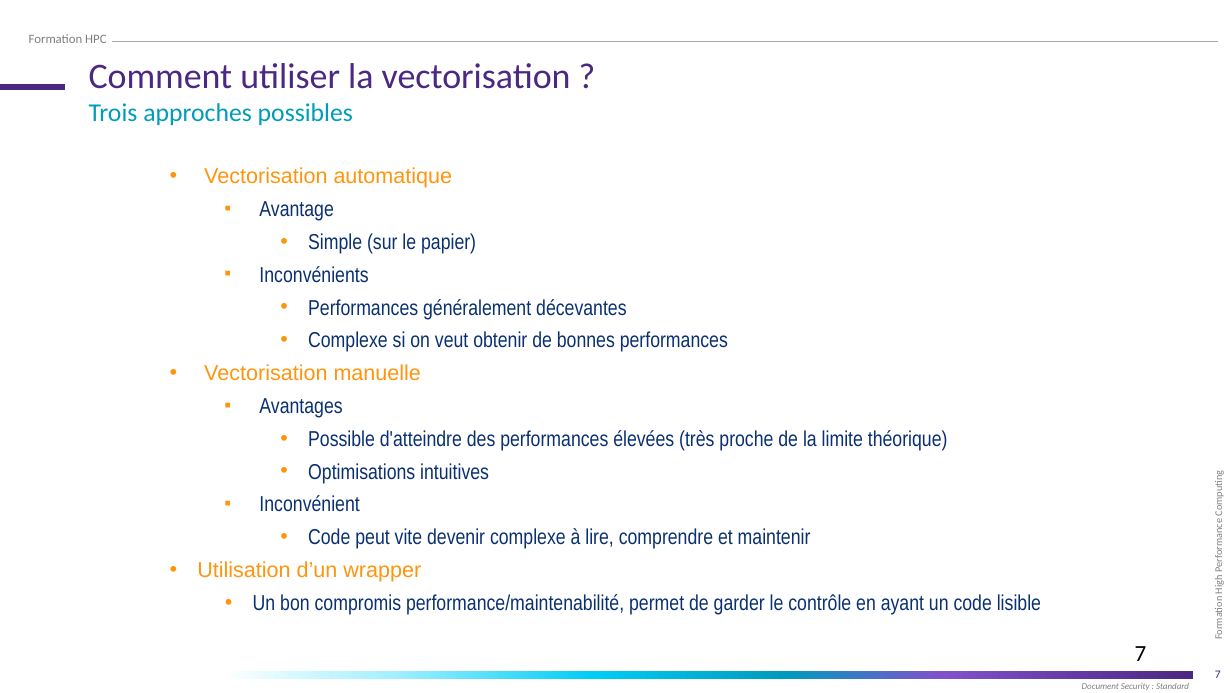
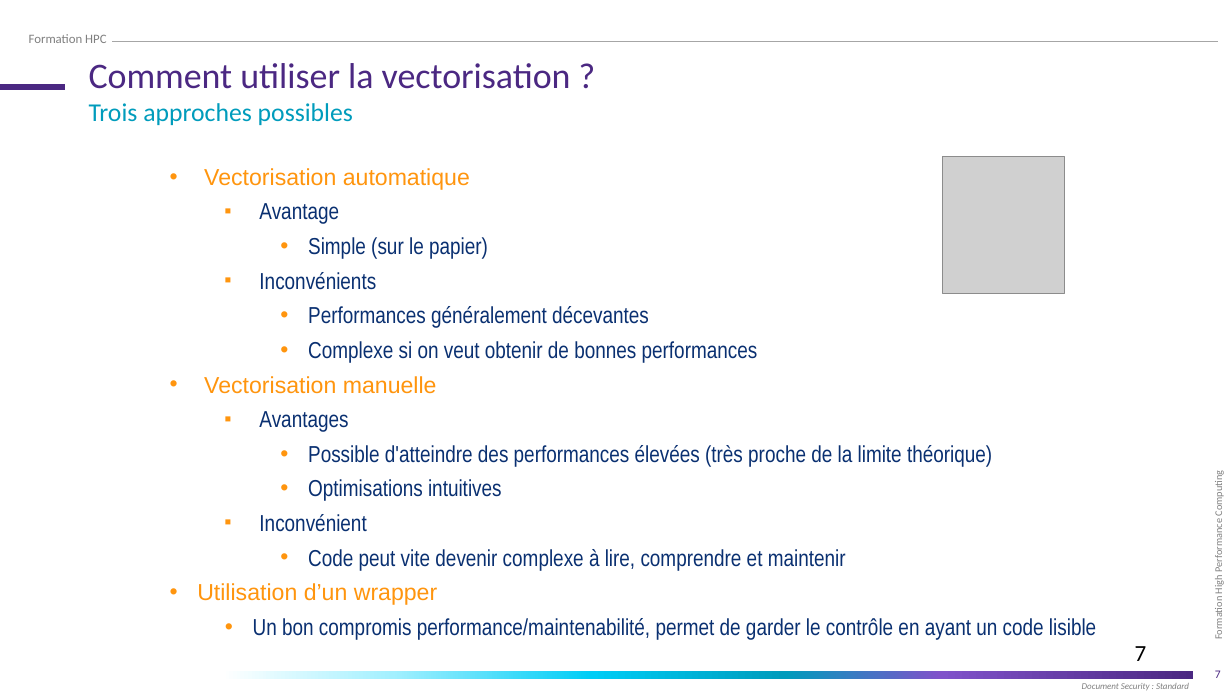
Before and after one commit to franckginguene/hpc_formation_scalian, a slide deck: slide 7 of Diapos/High_Performance_Computing_SIMD.pptx. Drawn at 1232x693 pixels with LibreOffice and Linux fonts; fonts in the diff are those of the drawing; grey boxes stand for pictures; background and template pictures are left out. Boxes give left, top, right and bottom in pixels: in the first picture for what was removed or moved away, otherwise in the second. Text is boxed around its words. In the diff, an @@ line names an element or a change of style, - is before the commit and + after.

```diff
--- a/Diapos/High_Performance_Computing_SIMD.pptx
+++ b/Diapos/High_Performance_Computing_SIMD.pptx
@@ text "Vectorisation automatique" at [197,168,1096,640]: size 16.8 to 18 pt @@
@@ picture added at [943,156,1065,293] @@
```
Also in this commit, not shown: 4 other slides changed, 2 other files.
